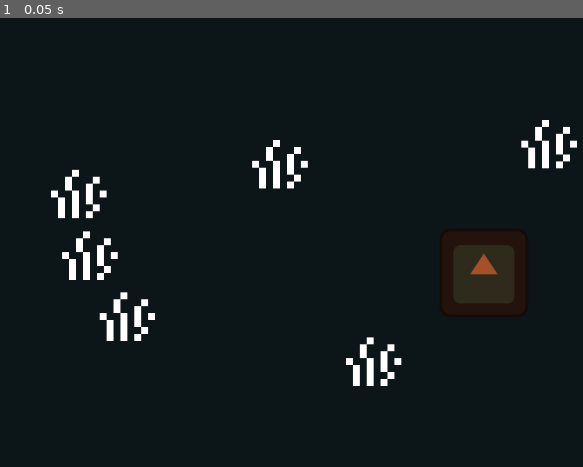
Above: before the commit, frame 1.
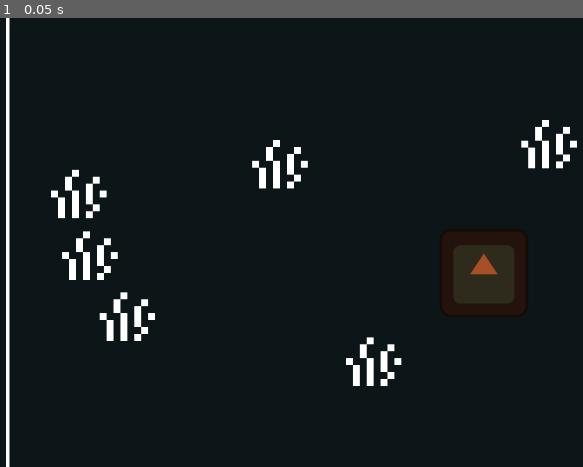
Above: after the commit, the same moment.

Repository: joancardonasa/whereami
Game: Godot game, scene res://src/gameplay/game.tscn
Same seed, same stepped clock (60 frames per second), same inputs: the game is played once before the commit and once after it. This scene is started directly instead of the project's main scene. The engine's default icon, where the game draws it, is replaced by a stand-in: a white triangle on a blue panel in a dark square.
Inputs:
- Up to frame 1 (0.05 s): no input

The runs differ from the first frame. In frame 1, 0.7% of the frame differs, in the area x 1-2%, y 0-100%.

Commit message:
[Gameplay] Add visible zone

Diff:
--- /dev/null
+++ b/src/gameplay/entities/VisibleZone.gd
@@ -0,0 +1,9 @@
+extends Area2D
+
+func _on_area_entered(area):
+	if area.is_in_group("Player"):
+		area.get_parent().set_visibility(true)
+
+func _on_area_exited(area):
+	if area.is_in_group("Player"):
+		area.get_parent().set_visibility(false)
--- /dev/null
+++ b/src/gameplay/entities/VisibleZone.tscn
@@ -0,0 +1,23 @@
+[gd_scene load_steps=3 format=3 uid="uid://drreolki3hlf8"]
+
+[ext_resource type="Script" path="res://src/gameplay/entities/VisibleZone.gd" id="1_tyvpv"]
+
+[sub_resource type="RectangleShape2D" id="RectangleShape2D_gx4sd"]
+size = Vector2(229, 193)
+
+[node name="VisibleZone" type="Area2D"]
+collision_mask = 4
+script = ExtResource("1_tyvpv")
+
+[node name="CollisionShape2D" type="CollisionShape2D" parent="."]
+position = Vector2(104.5, 86.5)
+shape = SubResource("RectangleShape2D_gx4sd")
+
+[node name="Line2D" type="Line2D" parent="."]
+position = Vector2(212, -4.55102)
+scale = Vector2(1, 1.04082)
+points = PackedVector2Array(0, -8, 0, 182)
+width = 3.0
+
+[connection signal="area_entered" from="." to="." method="_on_area_entered"]
+[connection signal="area_exited" from="." to="." method="_on_area_exited"]
--- a/src/gameplay/entities/grass.gd
+++ b/src/gameplay/entities/grass.gd
@@ -4,5 +4,4 @@
 @onready var sprite : AnimatedSprite2D = $Sprite2D
 
 func _on_area_entered(_body):
-	print(_body)
 	sprite.play("rustle")
--- a/src/gameplay/game.tscn
+++ b/src/gameplay/game.tscn
@@ -1,6 +1,7 @@
-[gd_scene load_steps=4 format=3 uid="uid://pfbvh3k7h43a"]
+[gd_scene load_steps=5 format=3 uid="uid://pfbvh3k7h43a"]
 
 [ext_resource type="PackedScene" uid="uid://dcm5rpr5yu6bt" path="res://src/box.tscn" id="2_p1j13"]
+[ext_resource type="PackedScene" uid="uid://drreolki3hlf8" path="res://src/gameplay/entities/VisibleZone.tscn" id="3_si5ef"]
 [ext_resource type="PackedScene" uid="uid://1h8akbkrp040" path="res://src/gameplay/entities/grass.tscn" id="3_swbvg"]
 [ext_resource type="Script" path="res://src/gameplay/game.gd" id="3_w8y6w"]
 
@@ -39,10 +40,14 @@
 [node name="Grass6" parent="World/Map" instance=ExtResource("3_swbvg")]
 position = Vector2(60.8, -24.9)
 
+[node name="VisibleZone" parent="World/Map" instance=ExtResource("3_si5ef")]
+position = Vector2(-48.1, -41.5)
+scale = Vector2(0.145562, 0.414873)
+
 [node name="PlayerSpawnPositions" type="Node2D" parent="World"]
 
 [node name="Spawn1" type="Node2D" parent="World/PlayerSpawnPositions"]
-position = Vector2(256, 512)
+position = Vector2(108, 601)
 
 [node name="Spawn2" type="Node2D" parent="World/PlayerSpawnPositions"]
 position = Vector2(818, 527)
--- a/src/player.gd
+++ b/src/player.gd
@@ -3,6 +3,7 @@
 
 @export var MOVEMENT_SPEED: float = 200
 @onready var camera := $Camera2D
+@onready var sprite := $Sprite2D
 @onready var shoot_raycast := $ShootRaycast
 @onready var shoot_timer := $ShootRaycast/ShootTimer
 @onready var label_name := $Label
@@ -13,6 +14,11 @@
 @rpc("call_local", "any_peer")
 func set_label(label_text: String):
 	label_name.text = label_text
+
+func set_visibility(visiblity: bool):
+	shoot_raycast.visible = visiblity
+	label_name.visible = visiblity
+	sprite.visible = visiblity
 
 func _enter_tree():
 	set_multiplayer_authority(str(name).to_int())
--- a/src/player.tscn
+++ b/src/player.tscn
@@ -58,7 +58,7 @@
 stream = ExtResource("3_xuc1l")
 volume_db = -5.0
 
-[node name="PlayerHurtbox" type="Area2D" parent="."]
+[node name="PlayerHurtbox" type="Area2D" parent="." groups=["Player"]]
 collision_layer = 4
 collision_mask = 0
 
